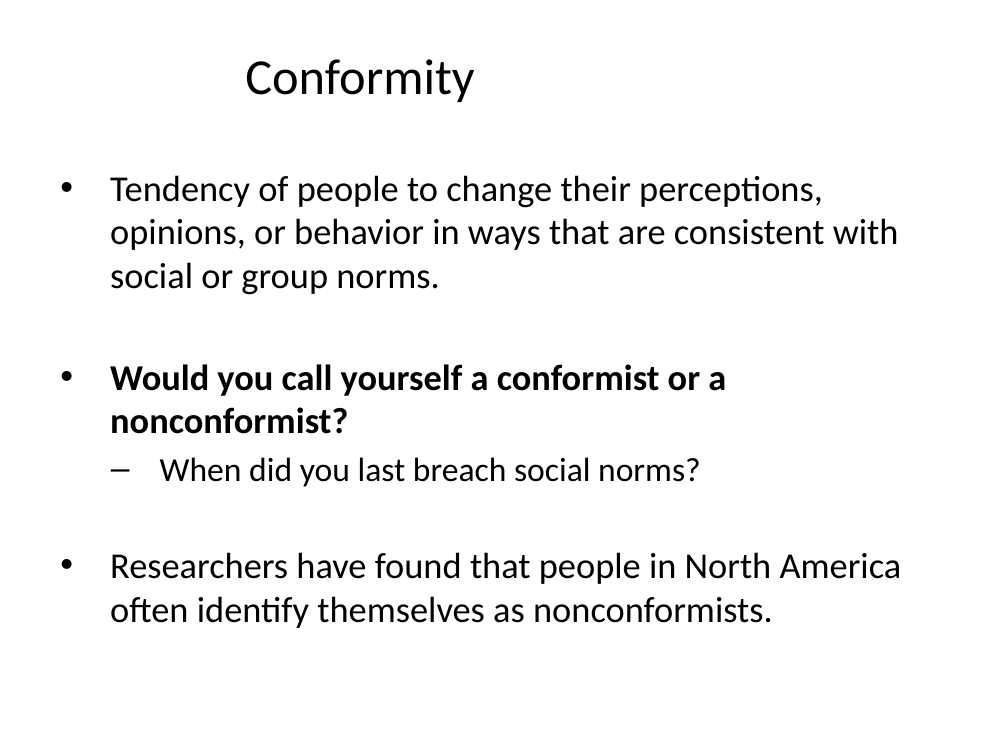
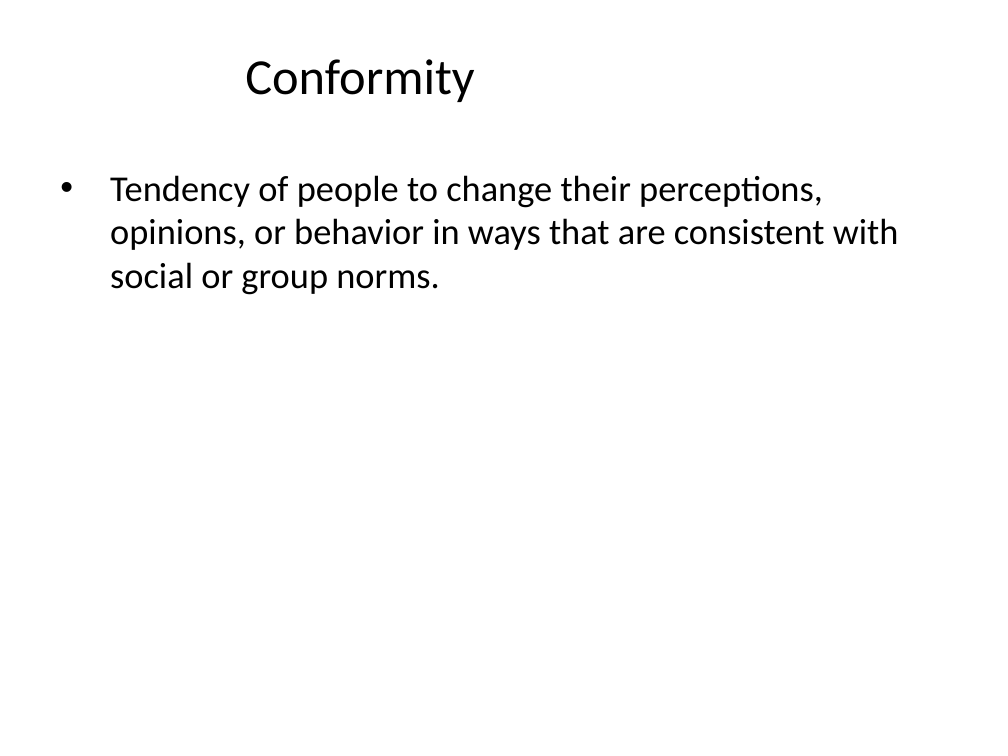
Before and after one commit to npm27/Teaching-Materials, a slide deck: slide 6 of Social Psych/Slides/8 Conformity.pptx. Drawn at 1008x756 pixels with LibreOffice and Linux fonts; fonts in the diff are those of the drawing. Boxes give left, top, right and bottom in pixels: in the first picture for what was removed or moved away, otherwise in the second. Text is boxed around its words. In the diff, an @@ line names an element or a change of style, - is before the commit and + after.

```diff
--- a/Social Psych/Slides/8 Conformity.pptx
+++ b/Social Psych/Slides/8 Conformity.pptx
@@ text at [110, 364, 902, 628]: paragraphs removed @@
-• Would you call yourself a conformist or a nonconformist?
-  – When did you last breach social norms?
-• Researchers have found that people in North America often identify themselves as nonconformists.
```
Also in this commit, not shown: 5 other slides changed, 1 slide added, 5 slides removed, 1 other file.
